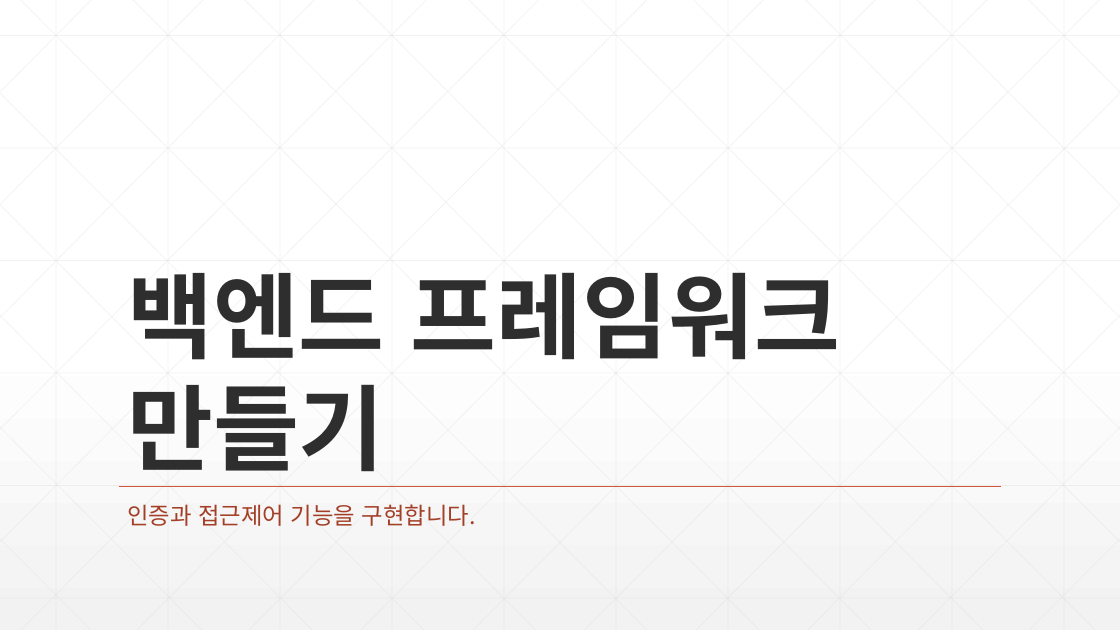
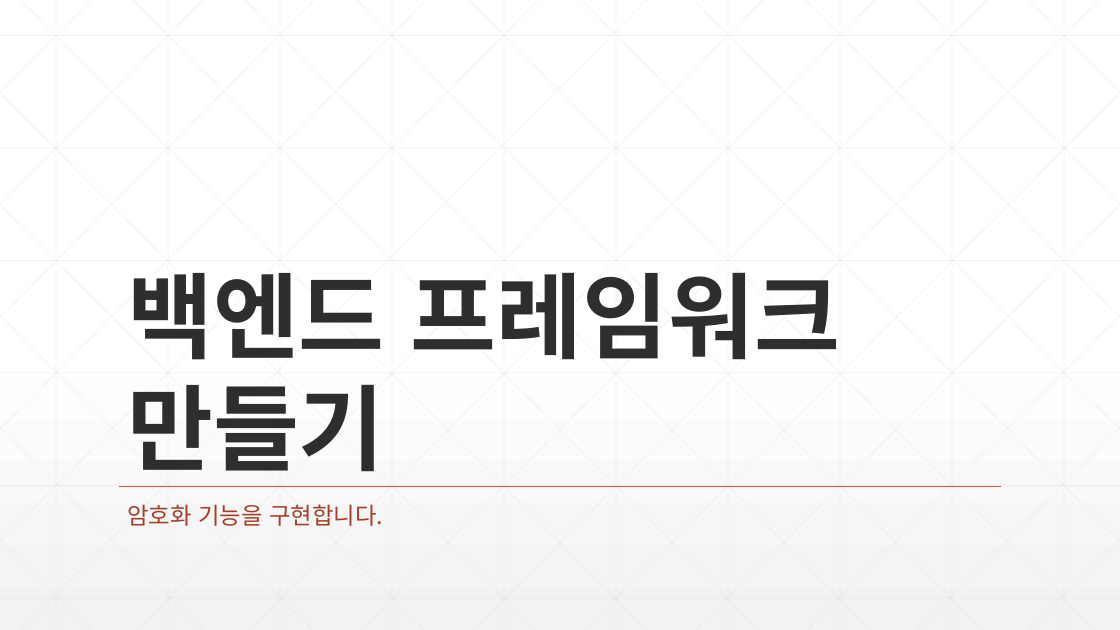
Before and after one commit to zeroshift01/code5, a slide deck: slide 1 of inflearn06/doc/교재.pptx. Drawn at 1120x630 pixels with LibreOffice and Linux fonts; fonts in the diff are those of the drawing. Boxes give left, top, right and bottom in pixels: in the first picture for what was removed or moved away, otherwise in the second. Text is boxed around its words. In the diff, an @@ line names an element or a change of style, - is before the commit and + after.

Commit message:
fin

```diff
--- a/inflearn06/doc/교재.pptx
+++ b/inflearn06/doc/교재.pptx
@@ subtitle at [127,504,383,526]: text changed @@
-인증과 접근제어 기능을 구현합니다.
+암호화 기능을 구현합니다.
```
Also in this commit, not shown: 6 slides added, 5 slides removed.
